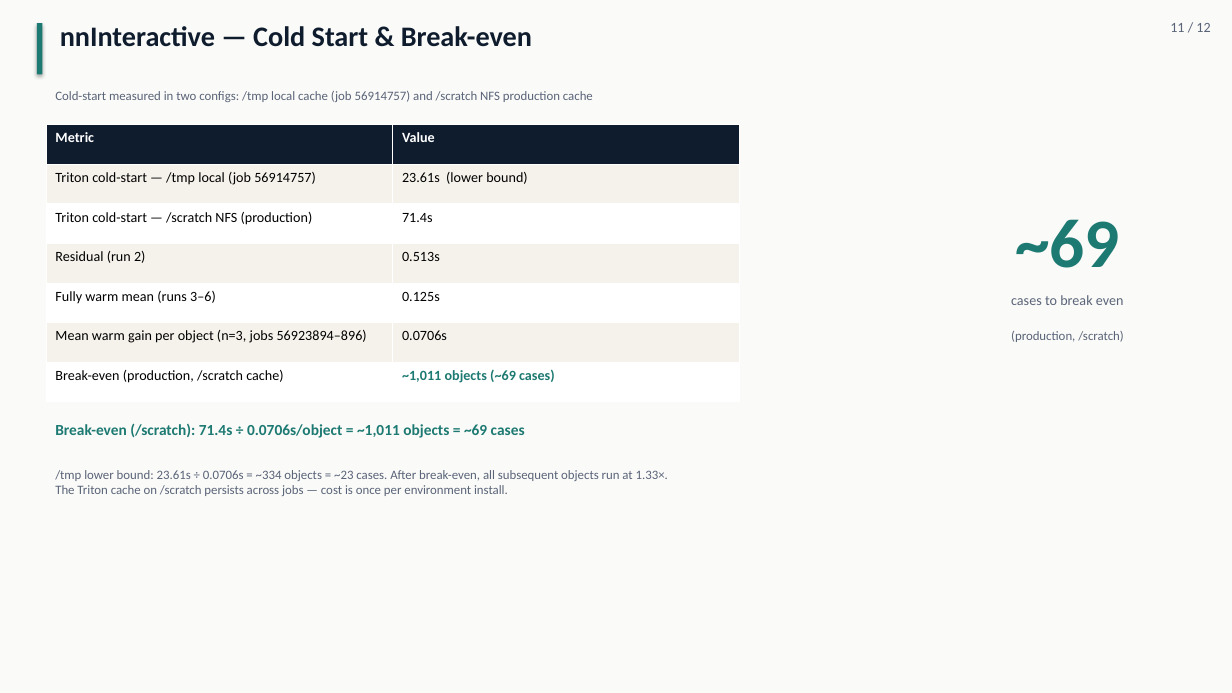
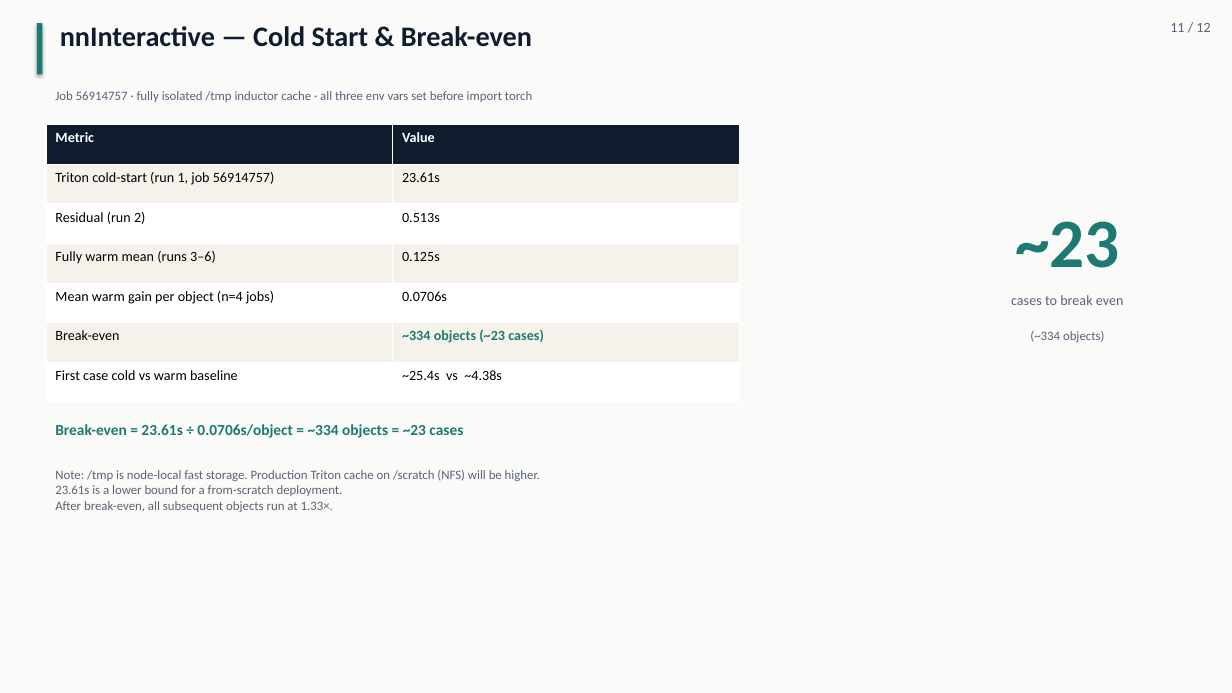
Before and after one commit to pentaexe/VoxTell-main, a slide deck: slide 11 of slides.pptx. Drawn at 1232x693 pixels with LibreOffice and Linux fonts; fonts in the diff are those of the drawing. Boxes give left, top, right and bottom in pixels: in the first picture for what was removed or moved away, otherwise in the second. Text is boxed around its words. In the diff, an @@ line names an element or a change of style, - is before the commit and + after.

Commit message:
Fix break-even: 23.61s verified cold-start, correct cases formula
nni_combined.py was printing 71.4s (stale hardcoded constant) and
computing cases as objects (formula reduced to identity). Fixed:
use 23.61s (job 56914757, verified isolation), compute break-even
cases as objects / (n_objects / n_cases).

Break-even: 23.61s / 0.0706s = ~334 objects = ~23 cases.
Slides and report updated to match.

```diff
--- a/slides.pptx
+++ b/slides.pptx
@@ text at (55, 91, 532, 102): text changed @@
-Cold-start measured in two configs: /tmp local cache (job 56914757) and /scratch NFS production cache
+Job 56914757 · fully isolated /tmp inductor cache · all three env vars set before import torch
@@ table at (46, 125, 739, 402) @@
-row 2: Triton cold-start — /tmp local (job 56914757) | 23.61s (lower bound)
-row 3: Triton cold-start — /scratch NFS (production) | 71.4s
+row 2: Triton cold-start (run 1, job 56914757) | 23.61s
-row 6: Mean warm gain per object (n=3, jobs 56923894–896) | 0.0706s
-row 7: Break-even (production, /scratch cache) | ~1,011 objects (~69 cases)
+row 5: Mean warm gain per object (n=4 jobs) | 0.0706s
+row 6: Break-even | ~334 objects (~23 cases)
+row 7: First case cold vs warm baseline | ~25.4s vs ~4.38s
@@ text at (1015, 221, 1120, 268): text changed @@
-~69
+~23
@@ text at (1030, 331, 1104, 342): text changed @@
-(production, /scratch)
+(~334 objects)
@@ text at (55, 424, 463, 438): text changed @@
-Break-even (/scratch): 71.4s ÷ 0.0706s/object = ~1,011 objects = ~69 cases
+Break-even = 23.61s ÷ 0.0706s/object = ~334 objects = ~23 cases
@@ text at (55, 470, 540, 512): text changed @@
-/tmp lower bound: 23.61s ÷ 0.0706s = ~334 objects = ~23 cases. After break-even, all subsequent objects run at 1.33×.
-The Triton cache on /scratch persists across jobs — cost is once per environment install.
+Note: /tmp is node-local fast storage. Production Triton cache on /scratch (NFS) will be higher.
+23.61s is a lower bound for a from-scratch deployment.
+After break-even, all subsequent objects run at 1.33×.
```
Also in this commit, not shown: 3 other files.
